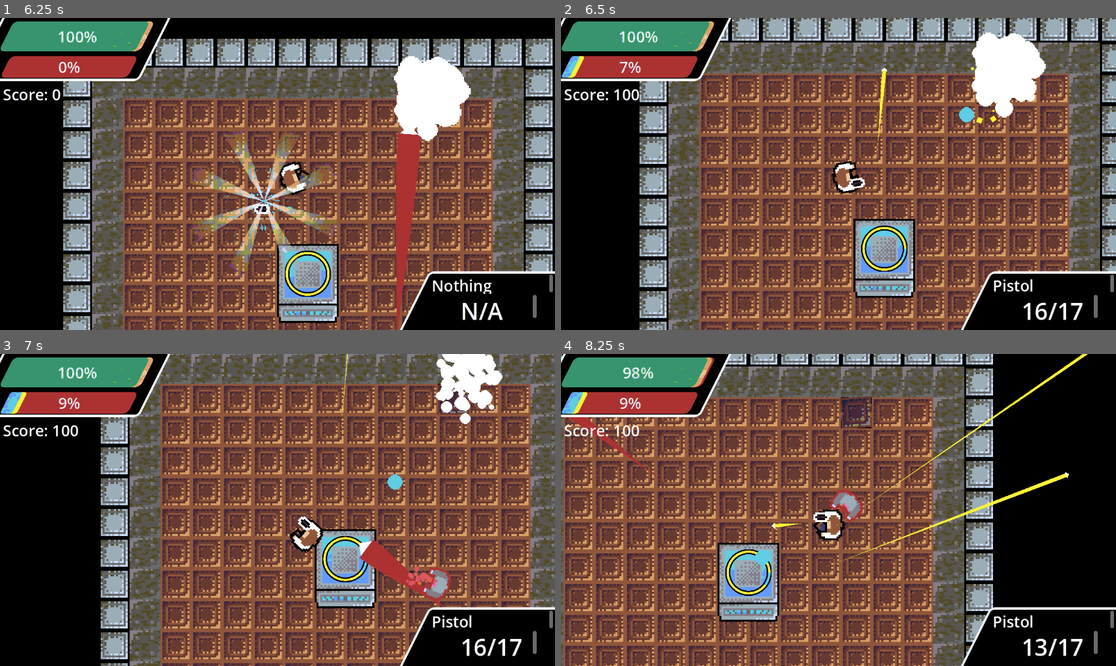
Above: before the commit, frames 1-4 (two rows, left to right).
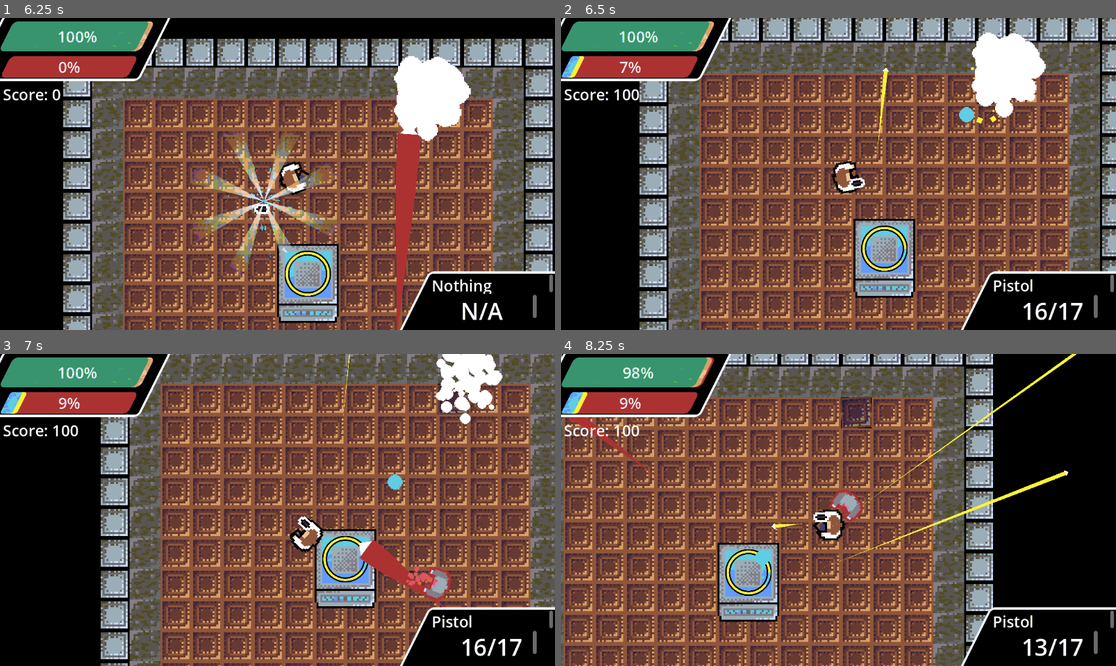
Above: after the commit, the same moments.

Repository: DriftWare07/gdod-jam-25
Game: Godot game, scene res://scenes/menu.tscn
Same seed, same stepped clock (60 frames per second), same inputs: the game is played once before the commit and once after it. Sound files missing from this copy of the repository are replaced by a short silence.
Inputs (mouse positions are in pixels of both pictures, inside the frame that each line leads up to):
- Up to frame 1 (6.25 s): click "Play" at 0.5 s; move the mouse to (399, 158) at 1.27 s; press the mouse at (399, 158) at 1.28 s; hold D (right) 1.28-2.03 s; move the mouse to (166, 189) at 2.02 s; release the mouse at (166, 189) at 2.03 s; hold S (down) 2.03-2.78 s; click (166, 189) at 2.1 s; move the mouse to (333, 105) at 2.77 s; press the mouse at (333, 105) at 2.78 s; hold D (right) 2.78-3.53 s; move the mouse to (249, 236) at 3.52 s; release the mouse at (249, 236) at 3.53 s; hold W (up) 3.53-4.28 s; click (249, 236) at 3.6 s; move the mouse to (444, 220) at 4.27 s; press the mouse at (444, 220) at 4.28 s; hold A (left) 4.28-5.78 s; move the mouse to (111, 127) at 5.02 s; release the mouse at (111, 127) at 5.03 s; click (111, 127) at 5.1 s; move the mouse to (305, 174) at 5.77 s; press the mouse at (305, 174) at 5.78 s; hold S (down) from 5.78 s (still down)
- Up to frame 2 (6.5 s): keep holding S (down)
- Up to frame 3 (7 s): move the mouse to (194, 432) at 6.52 s; release S (down) at 6.53 s; release the mouse at (194, 432) at 6.53 s; hold D (right) from 6.53 s (still down); click (194, 432) at 6.6 s
- Up to frame 4 (8.25 s): move the mouse to (960, 494) at 7.27 s; release D (right) at 7.28 s; press the mouse at (960, 494) at 7.28 s; hold W (up) 7.28-8.03 s; move the mouse to (727, 525) at 8.02 s; release the mouse at (727, 525) at 8.03 s; hold D (right) from 8.03 s (still down); click (727, 525) at 8.1 s

Frame 1 is identical in both runs. In frame 2, 0.1% of the frame differs, in the area x 56-60%, y 15-44%; in frame 3, less than 0.1%; in frame 4, 1.1%, in the area x 37-95%, y 0-70%.

Commit message:
SHOTGUN ADDED

Diff:
--- a/gdod-jam-25/assets/weapons/dual_pistols.tres
+++ b/gdod-jam-25/assets/weapons/dual_pistols.tres
@@ -16,6 +16,7 @@
 fire_delay = 0.25
 damage = 1
 max_ammo = 34
+spread = 1.0
 muzzle_locations = Array[Vector2]([Vector2(9, 4.5), Vector2(6, -4.5)])
 bullet_instance = ExtResource("1_qvcro")
 sound = SubResource("AudioStreamRandomizer_tlpwv")
--- /dev/null
+++ b/gdod-jam-25/assets/weapons/grenade.gd
@@ -0,0 +1,8 @@
+extends RigidBody2D
+
+var damage = 0
+@export var speed = 100
+
+func _ready() -> void:
+
+	apply_impulse((get_global_mouse_position() - global_position).normalized()*speed)
--- /dev/null
+++ b/gdod-jam-25/assets/weapons/grenade.tscn
@@ -0,0 +1,98 @@
+[gd_scene load_steps=8 format=3 uid="uid://fmle7f4rma3g"]
+
+[ext_resource type="Script" uid="uid://yocg7pcwe8r4" path="res://scripts/linetrail.gd" id="1_hs06j"]
+[ext_resource type="Script" uid="uid://dqhqqnj3acgqu" path="res://assets/weapons/grenade.gd" id="1_qv6bv"]
+
+[sub_resource type="Animation" id="Animation_0msge"]
+resource_name = "flash"
+length = 0.3
+loop_mode = 1
+tracks/0/type = "value"
+tracks/0/imported = false
+tracks/0/enabled = true
+tracks/0/path = NodePath("flash:color")
+tracks/0/interp = 1
+tracks/0/loop_wrap = true
+tracks/0/keys = {
+"times": PackedFloat32Array(0, 0.3),
+"transitions": PackedFloat32Array(1, 1),
+"update": 0,
+"values": [Color(1, 1, 1, 1), Color(1, 0, 0, 1)]
+}
+tracks/1/type = "value"
+tracks/1/imported = false
+tracks/1/enabled = true
+tracks/1/path = NodePath("line_trail:default_color")
+tracks/1/interp = 1
+tracks/1/loop_wrap = true
+tracks/1/keys = {
+"times": PackedFloat32Array(0, 0.26273),
+"transitions": PackedFloat32Array(1, 1),
+"update": 0,
+"values": [Color(1, 0, 0, 1), Color(1, 1, 1, 1)]
+}
+
+[sub_resource type="Animation" id="Animation_hs06j"]
+length = 0.001
+tracks/0/type = "value"
+tracks/0/imported = false
+tracks/0/enabled = true
+tracks/0/path = NodePath("flash:color")
+tracks/0/interp = 1
+tracks/0/loop_wrap = true
+tracks/0/keys = {
+"times": PackedFloat32Array(0),
+"transitions": PackedFloat32Array(1),
+"update": 0,
+"values": [Color(1, 1, 1, 1)]
+}
+tracks/1/type = "value"
+tracks/1/imported = false
+tracks/1/enabled = true
+tracks/1/path = NodePath("line_trail:default_color")
+tracks/1/interp = 1
+tracks/1/loop_wrap = true
+tracks/1/keys = {
+"times": PackedFloat32Array(0),
+"transitions": PackedFloat32Array(1),
+"update": 0,
+"values": [Color(1, 1, 1, 1)]
+}
+
+[sub_resource type="AnimationLibrary" id="AnimationLibrary_qv6bv"]
+_data = {
+&"RESET": SubResource("Animation_hs06j"),
+&"flash": SubResource("Animation_0msge")
+}
+
+[sub_resource type="Curve" id="Curve_qv6bv"]
+_data = [Vector2(0, 0), 0.0, 0.0, 0, 0, Vector2(1, 0.504914), 0.0, 0.0, 0, 0]
+point_count = 2
+
+[sub_resource type="CircleShape2D" id="CircleShape2D_hs06j"]
+
+[node name="Grenade" type="RigidBody2D"]
+collision_layer = 2
+collision_mask = 2
+gravity_scale = 0.0
+linear_damp = 1.0
+script = ExtResource("1_qv6bv")
+
+[node name="flash" type="Polygon2D" parent="."]
+scale = Vector2(0.5, 0.5)
+polygon = PackedVector2Array(0, -8, 8, 0, 0, 8, -8, 0)
+
+[node name="AnimationPlayer" type="AnimationPlayer" parent="."]
+libraries = {
+&"": SubResource("AnimationLibrary_qv6bv")
+}
+autoplay = "flash"
+
+[node name="line_trail" type="Line2D" parent="."]
+width = 8.0
+width_curve = SubResource("Curve_qv6bv")
+script = ExtResource("1_hs06j")
+metadata/_custom_type_script = "uid://yocg7pcwe8r4"
+
+[node name="CollisionShape2D" type="CollisionShape2D" parent="."]
+shape = SubResource("CircleShape2D_hs06j")
--- a/gdod-jam-25/assets/weapons/pistol.tres
+++ b/gdod-jam-25/assets/weapons/pistol.tres
@@ -17,6 +17,7 @@
 fire_delay = 0.4
 damage = 2
 max_ammo = 17
+spread = 1.0
 muzzle_locations = Array[Vector2]([Vector2(6, 4.5)])
 bullet_instance = ExtResource("1_ovwwf")
 sound = SubResource("AudioStreamRandomizer_ghxuq")
--- /dev/null
+++ b/gdod-jam-25/assets/weapons/shotgun.tres
@@ -0,0 +1,19 @@
+[gd_resource type="Resource" script_class="Weapon" load_steps=4 format=3 uid="uid://dgf6oxn4mdcmh"]
+
+[ext_resource type="PackedScene" uid="uid://d21qnpvmbxd6m" path="res://scenes/bullets/pistol_bullet.tscn" id="1_20uk7"]
+[ext_resource type="Script" uid="uid://bbo57s7n26tp1" path="res://scripts/weapon.gd" id="1_wvohp"]
+[ext_resource type="AudioStream" uid="uid://claiwyb0kmcr8" path="res://assets/shaders/Impact 021.wav" id="3_20uk7"]
+
+[resource]
+script = ExtResource("1_wvohp")
+weapon_name = "Shotgun"
+animation_name = "grenade_launcher"
+fire_delay = 0.7
+damage = 1
+max_ammo = 8
+spread = 15.0
+bullets = 6
+muzzle_locations = Array[Vector2]([Vector2(12, 6)])
+bullet_instance = ExtResource("1_20uk7")
+sound = ExtResource("3_20uk7")
+metadata/_custom_type_script = "uid://bbo57s7n26tp1"
--- a/gdod-jam-25/scenes/bullets/weapon_drop.tscn
+++ b/gdod-jam-25/scenes/bullets/weapon_drop.tscn
@@ -6,6 +6,7 @@
 [ext_resource type="Resource" uid="uid://p4hljsvfcd10" path="res://assets/weapons/pistol.tres" id="3_n4j5l"]
 [ext_resource type="Resource" uid="uid://c07we68aw1pgt" path="res://assets/weapons/dual_pistols.tres" id="4_ajss5"]
 [ext_resource type="Resource" uid="uid://db650owq8hjwn" path="res://assets/weapons/machine_gun.tres" id="5_w5pn2"]
+[ext_resource type="Resource" uid="uid://dgf6oxn4mdcmh" path="res://assets/weapons/shotgun.tres" id="6_pta12"]
 [ext_resource type="AudioStream" uid="uid://nw8v3x2wulxp" path="res://assets/sounds/155388__woodmoose__guncock.wav" id="7_hyy2l"]
 [ext_resource type="Shader" uid="uid://s1hr76naah3w" path="res://scenes/bullets/shine.gdshader" id="8_4vup0"]
 [ext_resource type="Texture2D" uid="uid://dcy0ab042i50b" path="res://assets/spawn.png" id="9_htqiy"]
@@ -77,7 +78,7 @@
 
 [node name="WeaponDrop" type="Area2D"]
 script = ExtResource("1_evoxe")
-weapon_drops = Array[ExtResource("2_khook")]([ExtResource("3_n4j5l"), ExtResource("4_ajss5"), ExtResource("5_w5pn2")])
+weapon_drops = Array[ExtResource("2_khook")]([ExtResource("3_n4j5l"), ExtResource("4_ajss5"), ExtResource("5_w5pn2"), ExtResource("6_pta12")])
 
 [node name="GPUParticles2D" type="GPUParticles2D" parent="."]
 amount = 100
--- a/gdod-jam-25/scenes/player/player.gd
+++ b/gdod-jam-25/scenes/player/player.gd
@@ -52,22 +52,25 @@
 	gunsprite.play(weapon.animation_name)
 
 	if Input.is_action_pressed("shoot") and can_shoot and Global.can_control:
-		var i = weapon.bullet_instance.instantiate()
-		$body/muzzle.position = weapon.muzzle_locations.pick_random()
-		get_tree().root.add_child(i)
-		i.global_position = $body/muzzle.global_position
-		i.damage = weapon.damage
-		i.look_at(get_global_mouse_position())
 
-		var sstream = AudioStreamPlayer.new()
-		add_child(sstream)
-		sstream.stream = weapon.sound
-		sstream.volume_db = -10.0
-		sstream.bus = AudioServer.get_bus_name(2)
-		sstream.play()
-		sstream.finished.connect(sstream.queue_free)
+		for b in range(weapon.bullets):
+			var i = weapon.bullet_instance.instantiate()
+			$body/muzzle.position = weapon.muzzle_locations.pick_random()
+			get_tree().root.add_child(i)
+			i.global_position = $body/muzzle.global_position
+			i.damage = weapon.damage
+			i.look_at(get_global_mouse_position())
+			i.rotation_degrees += randf_range(-weapon.spread,weapon.spread)
 
-		bullet_sound.play()
+			var sstream = AudioStreamPlayer.new()
+			add_child(sstream)
+			sstream.stream = weapon.sound
+			sstream.volume_db = -10.0
+			sstream.bus = AudioServer.get_bus_name(2)
+			sstream.play()
+			sstream.finished.connect(sstream.queue_free)
+
+			bullet_sound.play()
 
 		ammo -= 1
 
@@ -114,4 +117,4 @@
 
 
 func _on_to_menu_pressed() -> void:
-	get_tree().change_scene_to_file("res://scenes/menu.tscn")
+	if hp.is_dead: get_tree().change_scene_to_file("res://scenes/menu.tscn")
--- a/gdod-jam-25/scripts/weapon.gd
+++ b/gdod-jam-25/scripts/weapon.gd
@@ -9,6 +9,9 @@
 @export var damage = 1
 @export var max_ammo = 17
 
+@export var spread = 4.0
+@export var bullets = 1
+
 @export var muzzle_locations : Array[Vector2]
 @export var bullet_instance : PackedScene
 
Not shown, added: gdod-jam-25/assets/weapons/grenade.gd.uid
Not shown: 1 places in gdod-jam-25/scenes/bullets/weapon_drop.tscn that only renumber resources
